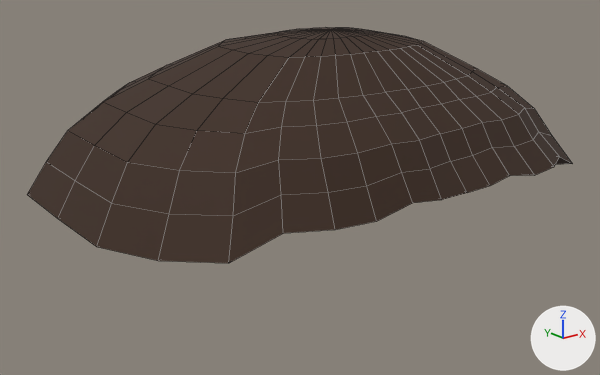
Two versions of the FBX model unity/Assets/LetMeSleep/Content/Characters/Customization/Models/Human/human.hair__corto.fbx, one commit apart.
The view is the same before and after, from a 50 mm camera at (-0.374, -0.44, 1.803) aimed at (0.002, 0.03, 1.614). Arrows for +X, +Y and +Z are at lower right; the lights stay in place. The picture after the commit comes second. Mesh edges are drawn as thin lines.

The scene before the commit, as lines of its bpy script (objects in view):
```python
me_humanparthairtop = bpy.data.meshes.new('HumanPartHairTop')
me_humanparthairtop.from_pydata(...)  # 394 vertices, 420 faces; spans x -0.19..0.19, y -0.132..0.184, z 1.63..1.737
me_humanparthairtop.materials.append(mat_human_hair)  # brown #3a2619
ob_humanparthairtop = bpy.data.objects.new('HumanPartHairTop', me_humanparthairtop)
ob_humanparthairtop.location = (0.0, 0.0, 0.0)
```
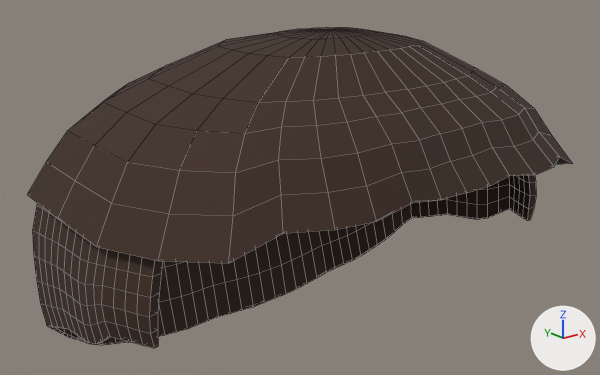
Where the change shows, as pixel boxes (x1, y1, x2, y2) in the pictures (600 x 375 px):
'HumanPartHairUnderHat', added: after (32, 175, 536, 348)

Diff of the bpy script that builds the scene:
```diff
--- a/unity/Assets/LetMeSleep/Content/Characters/Customization/Models/Human/human.hair__corto.fbx.py
+++ b/unity/Assets/LetMeSleep/Content/Characters/Customization/Models/Human/human.hair__corto.fbx.py
@@ me_humanparthairunderhat @@
+me_humanparthairunderhat.from_pydata(...)  # 966 vertices, 964 faces; spans x -0.19..0.19, y -0.058..0.179, z 1.462..1.64
+me_humanparthairunderhat.materials.append(mat_human_hair)  # brown #3a2619
@@ ob_humanparthairunderhat @@
+ob_humanparthairunderhat = bpy.data.objects.new('HumanPartHairUnderHat', me_humanparthairunderhat)
+ob_humanparthairunderhat.location = (0.0, 0.0, 0.0)
```
